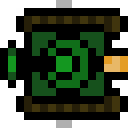
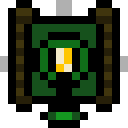
Layered file, before and after one edit (128 x 128). Changes by layer:
painted on "bullet.png" over [48, 40, 128, 80]
painted on "tankgun.png" over [0, 16, 112, 128]
painted on "tankbody.png" over [8, 0, 128, 120]
